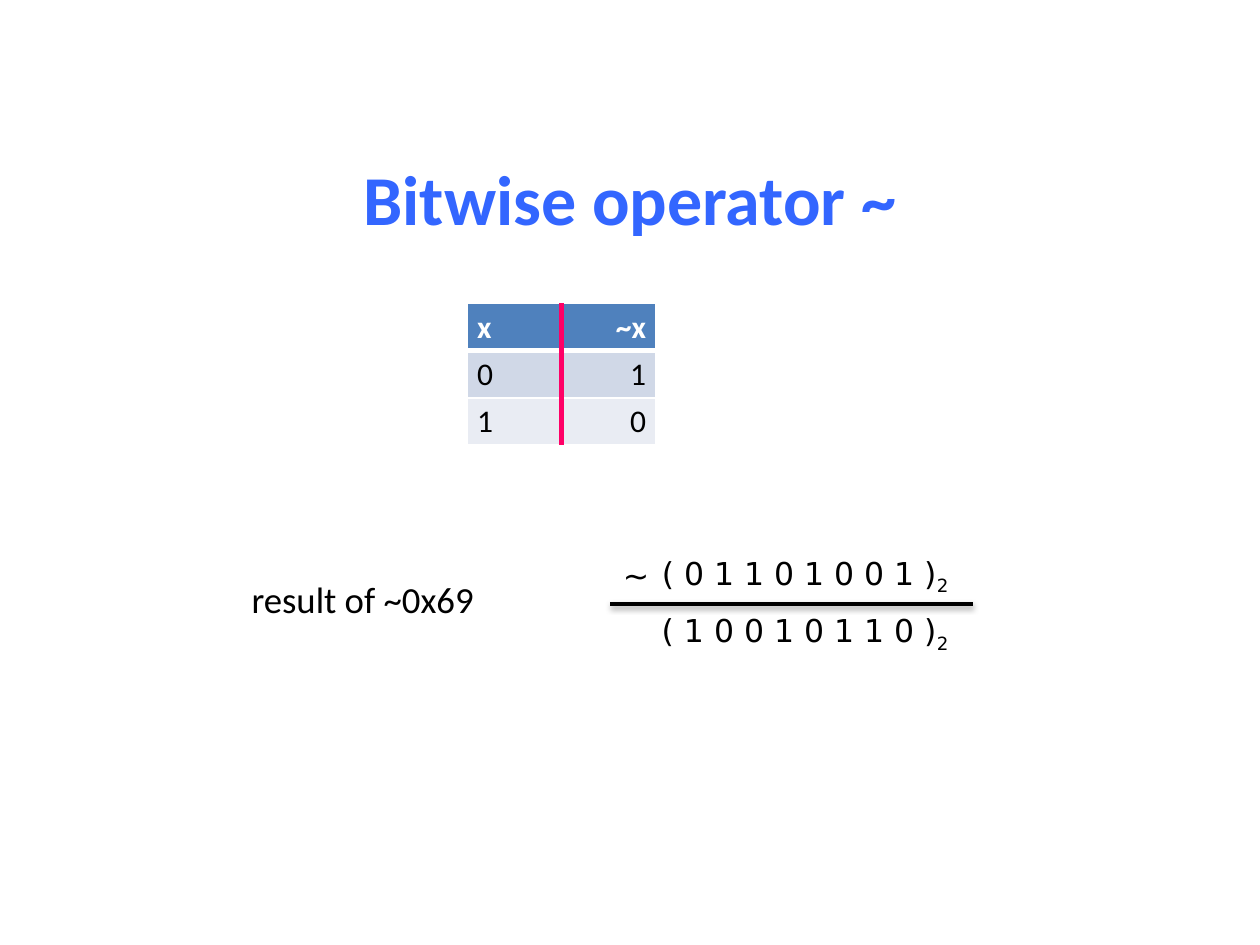
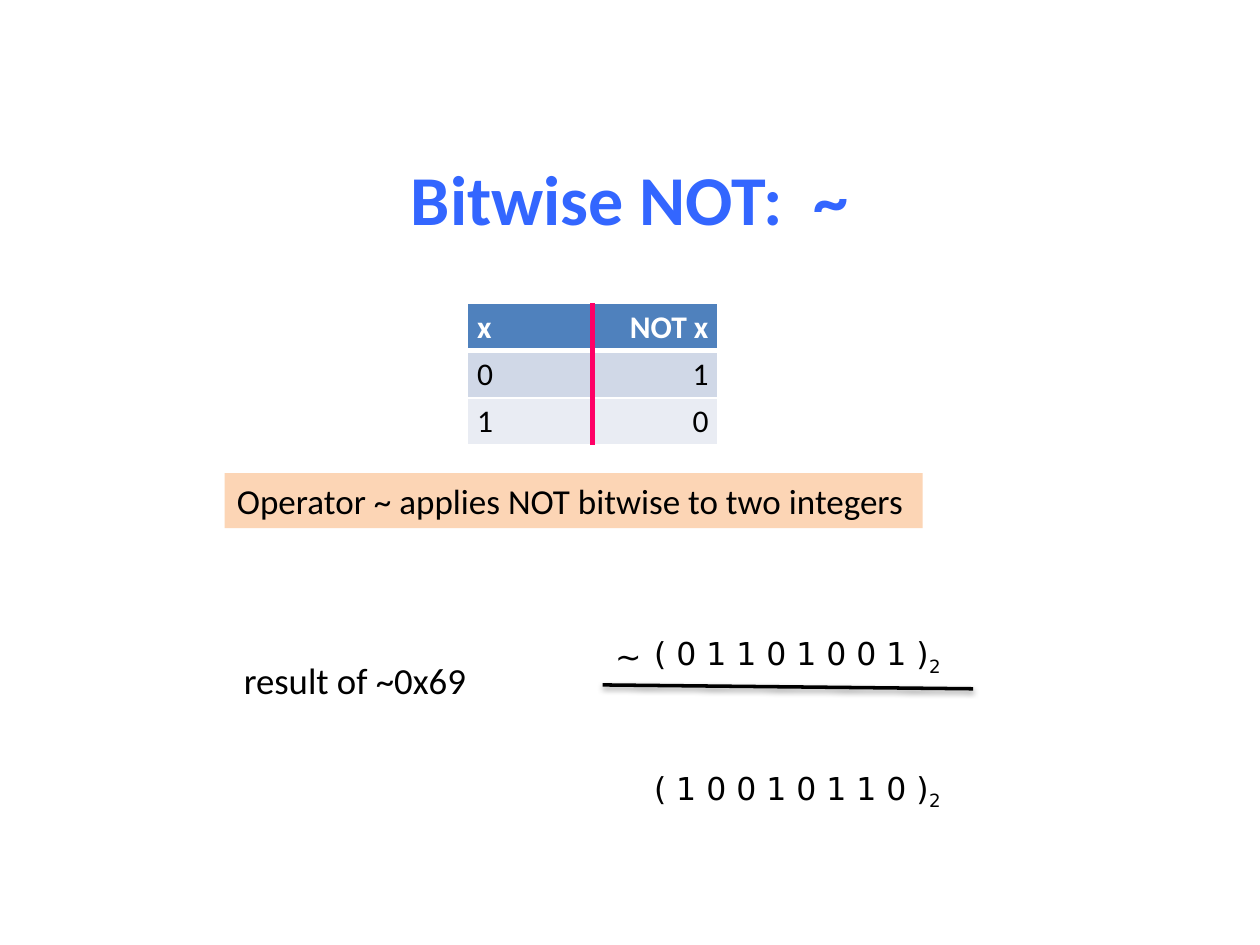
Before and after one commit to NYU-CSO/nyu-cso.github.io, a slide deck: slide 19 of notes/04-C_Basics.pptx. Drawn at 1260x945 pixels with LibreOffice and Linux fonts; fonts in the diff are those of the drawing. Boxes give left, top, right and bottom in pixels: in the first picture for what was removed or moved away, otherwise in the second. Text is boxed around its words. In the diff, an @@ line names an element or a change of style, - is before the commit and + after.

```diff
--- a/notes/04-C_Basics.pptx
+++ b/notes/04-C_Basics.pptx
@@ title at [411,176,783,226]: text changed @@
-Bitwise operator ~
+Bitwise NOT: ~
@@ table at [467,304,717,445] @@
-row 1, column 2: ~x
+row 1, column 2: NOT x
@@ table: place and size @@
-table at [467,304,656,445]
+table at [467,304,717,445]
@@ line moved from (562, 304) - (562, 445) to (592, 304) - (592, 445) @@
@@ rectangle added at [224,472,922,528], fill #FCD5B5, 20 pt, text #000000 @@
+Operator ~ applies NOT bitwise to two integers
@@ text "( 0 1 1 0 ...": place and size @@
-text "( 0 1 1 0 ..." at [684,561,949,592]
+text "( 0 1 1 0 ..." at [676,641,941,673]
@@ text "result of ~0x69": place and size @@
-text "result of ~0x69" at [252,587,474,614]
+text "result of ~0x69" at [244,668,466,695]
@@ text "~": place and size @@
-text "~" at [610,551,662,601]
+text "~" at [602,631,654,682]
@@ line moved from (610, 605) - (973, 605) to (602, 685) - (973, 689) @@
@@ text "( 1 0 0 1 ...": place and size @@
-text "( 1 0 0 1 ..." at [684,618,949,650]
+text "( 1 0 0 1 ..." at [676,776,941,807]
```
Also in this commit, not shown: 27 other slides changed, 2 slides added, 3 slides removed, 2 other files.
